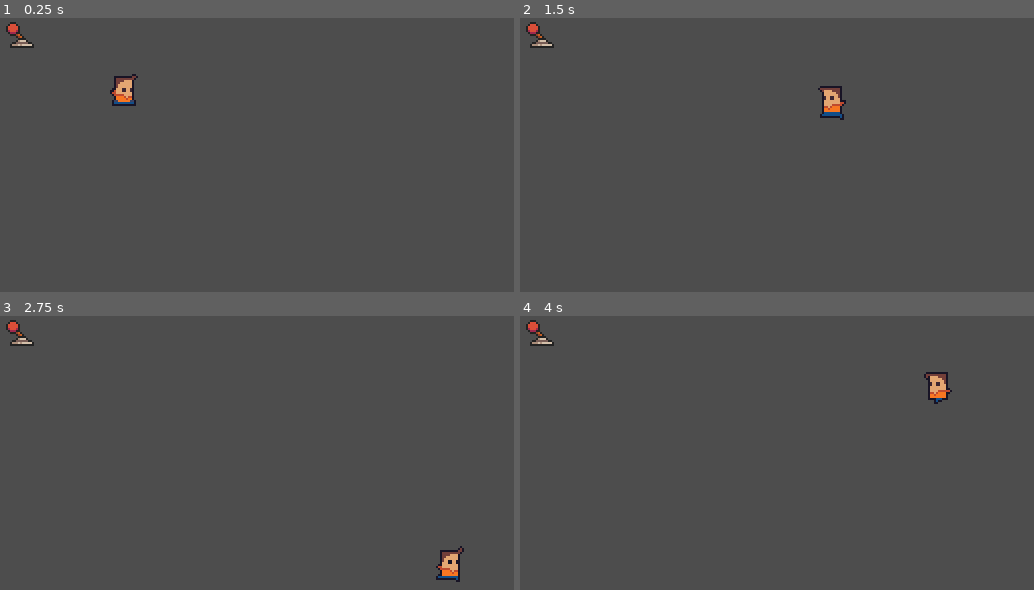
Above: before the commit, frames 1-4 (two rows, left to right).
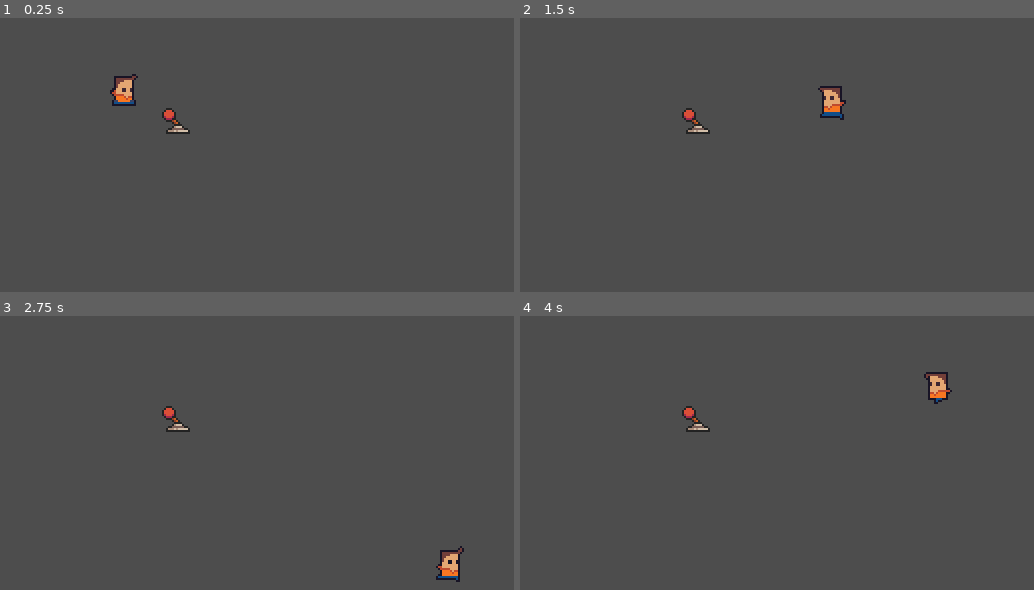
Above: after the commit, the same moments.

Repository: tiagobonetti/scaling-up
Game: Godot game, scene res://world.tscn
Same seed, same stepped clock (60 frames per second), same inputs: the game is played once before the commit and once after it.
Inputs:
- Up to frame 1 (0.25 s): no input
- Up to frame 2 (1.5 s): hold Right (ui_right) 0.53-1.28 s; hold Down (ui_down) from 1.28 s (still down)
- Up to frame 3 (2.75 s): release Down (ui_down) at 2.03 s; hold Right (ui_right) from 2.03 s (still down)
- Up to frame 4 (4 s): release Right (ui_right) at 2.78 s; hold Up (ui_up) 2.78-3.53 s; hold Left (ui_left) from 3.53 s (still down)

The runs differ from the first frame. In frame 1, 0.5% of the frame differs, in the area x 1-37%, y 1-43%; in frame 2, 0.5%; in frame 3, 0.5%; in frame 4, 0.5%.

Commit message:
Add collision body to level
Add collision body to lever

Diff:
--- a/world.tscn
+++ b/world.tscn
@@ -82,15 +82,15 @@
 "RunRight": SubResource("Animation_lyp70")
 }
 
+[sub_resource type="CircleShape2D" id="CircleShape2D_e78jn"]
+radius = 4.12311
+
 [node name="World" type="Node2D"]
-
-[node name="LeverLeft" type="Sprite2D" parent="."]
-position = Vector2(16, 8)
-texture = ExtResource("1_4gmcu")
 
 [node name="Player" type="StaticBody2D" parent="."]
 position = Vector2(67, 30)
 script = ExtResource("2_wa028")
+metadata/_edit_group_ = true
 
 [node name="Sprite2D" type="Sprite2D" parent="Player"]
 texture = ExtResource("3_ahwai")
@@ -106,3 +106,14 @@
 libraries = {
 "": SubResource("AnimationLibrary_owx5r")
 }
+
+[node name="Lever" type="StaticBody2D" parent="."]
+position = Vector2(94, 51)
+metadata/_edit_group_ = true
+
+[node name="Sprite2D" type="Sprite2D" parent="Lever"]
+texture = ExtResource("1_4gmcu")
+
+[node name="CollisionShape2D" type="CollisionShape2D" parent="Lever"]
+position = Vector2(0, 2)
+shape = SubResource("CircleShape2D_e78jn")
Not shown: 1 places in world.tscn that only renumber resources
